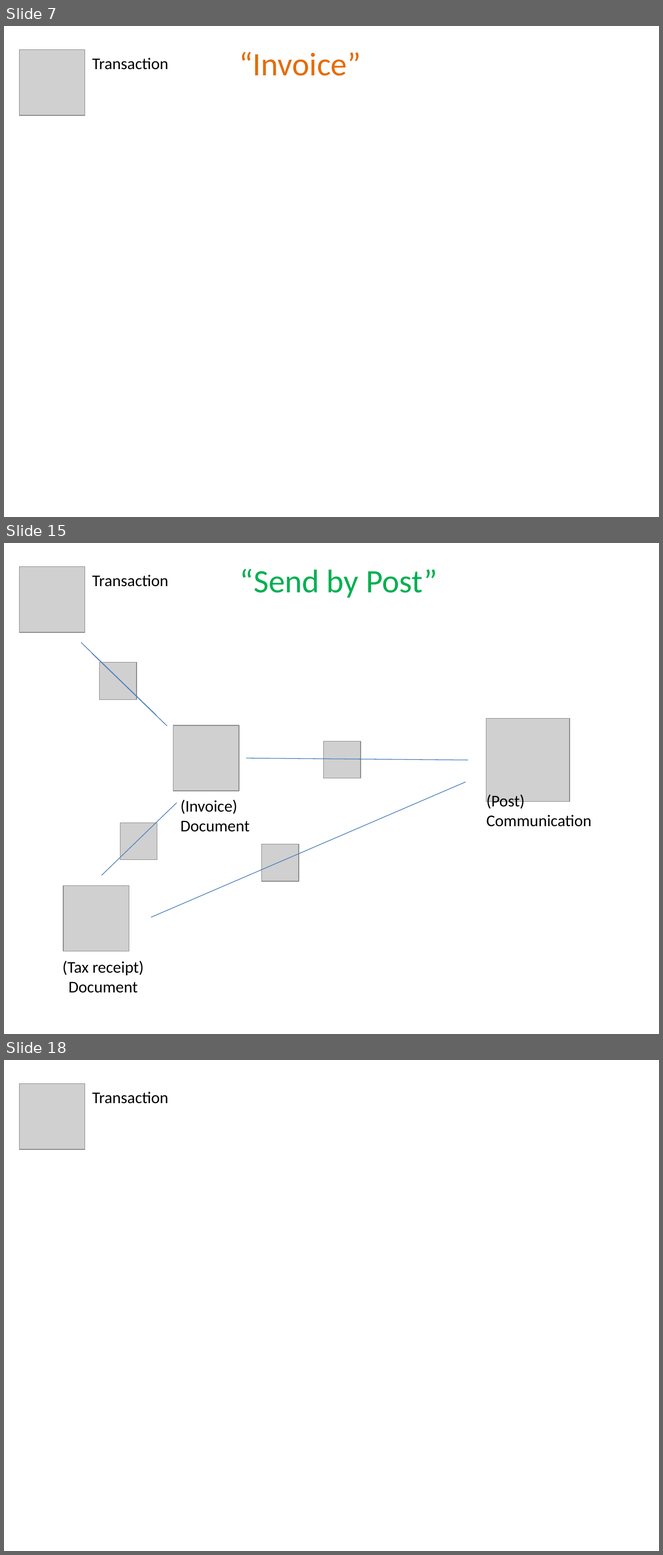
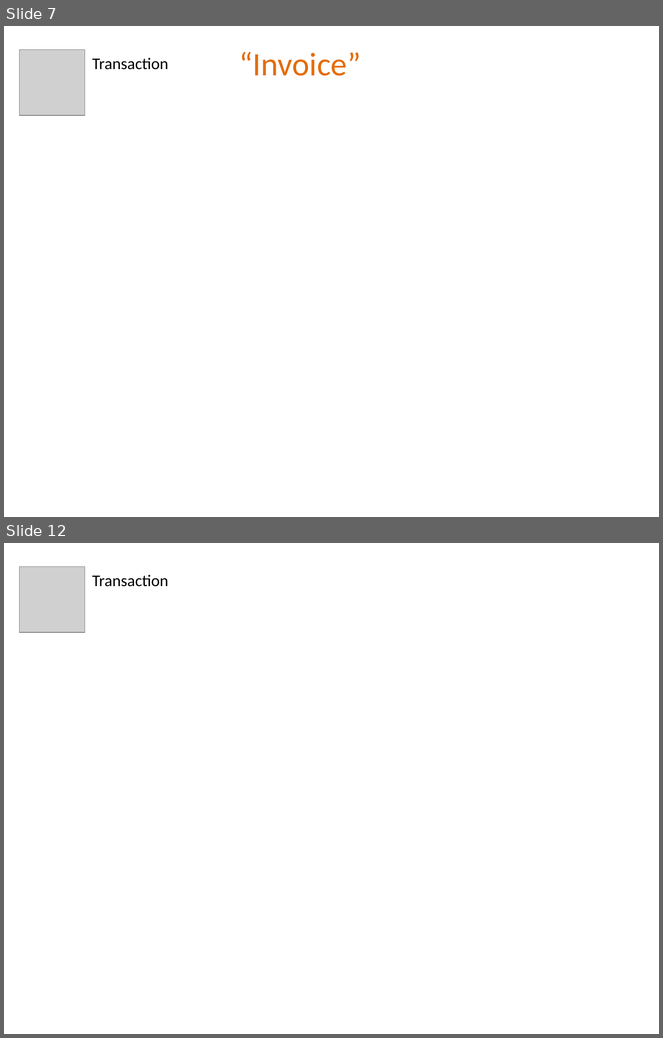
Before and after one commit to estatio/estatio, a slide deck: docs/docs-and-comms/attachments.pptx. Shown one above the other, each under a label of ours: slides 7, 15 and 18 before the commit, slides 7 and 12 after it; the slides between them are not shown. The pictures are 663x1555 and 663x1038 pixels, drawn with LibreOffice and Linux fonts; fonts in the diff are those of the drawing; grey boxes stand for pictures. Boxes give left, top, right and bottom in pixels: in the first picture for what was removed or moved away, otherwise in the second. Text is boxed around its words. In the diff, an @@ line names an element or a change of style, - is before the commit and + after.

```diff
--- a/docs/docs-and-comms/attachments.pptx
+++ b/docs/docs-and-comms/attachments.pptx
@@ slide 15 removed at (4,543,659,1034), background #FFFFFF @@
@@ picture removed at (19,566,85,632) @@
@@ text removed at (240,568,438,598) @@
-“Send by Post”
@@ text removed at (92,575,169,587) @@
-Transaction
@@ line removed from (81, 643) to (156, 715) @@
@@ line removed from (92, 653) to (167, 726) @@
@@ picture removed at (100,662,137,700) @@
@@ picture removed at (174,725,239,791) @@
@@ picture removed at (486,719,569,802) @@
@@ picture removed at (324,742,361,779) @@
@@ line removed from (246, 759) to (468, 760) @@
@@ line removed from (152, 918) to (466, 782) @@
@@ line removed from (177, 803) to (102, 876) @@
@@ text removed at (180,800,249,832) @@
-(Invoice)
-Document
@@ text removed at (487,795,592,827) @@
-(Post)
-Communication
@@ picture removed at (120,823,157,860) @@
@@ picture removed at (261,845,299,882) @@
@@ picture removed at (64,886,129,951) @@
@@ text removed at (62,961,144,993) @@
-(Tax receipt)
-Document
@@ what was slide 18 is now slide 12 @@
```
Also in this commit, not shown: 12 slides changed, 5 other slides removed.
